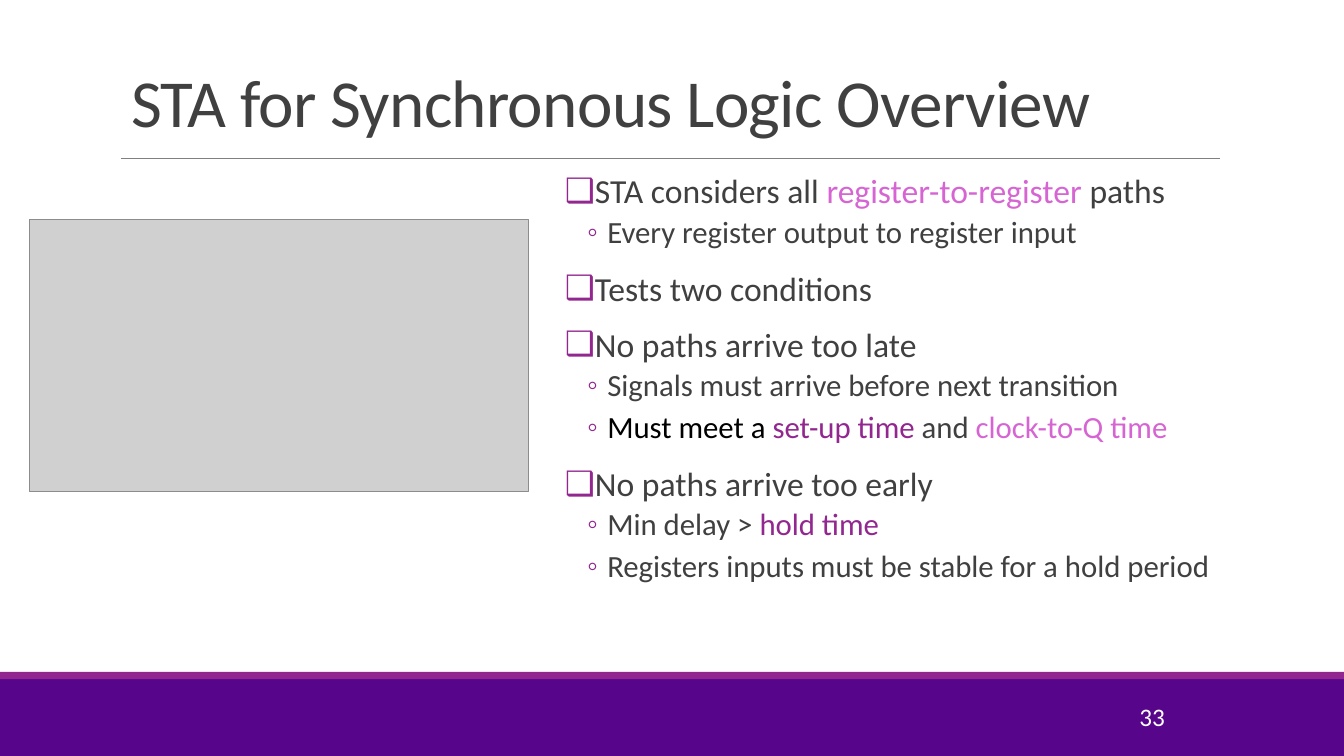
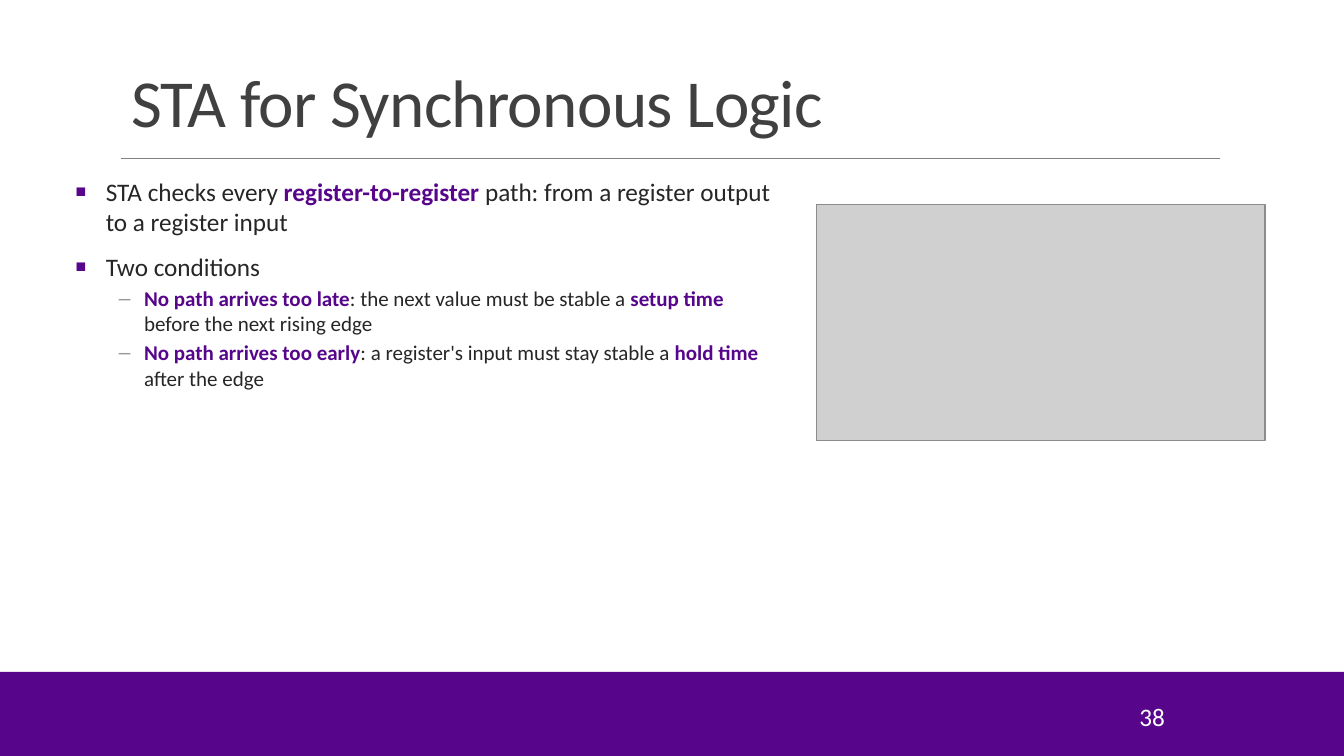
Before and after one commit to sdrangan/hwdesign, a slide deck: slide 38 of units/unit06_timing/timing.pptx (slide 33 before the commit). Drawn at 1344x756 pixels with LibreOffice and Linux fonts; fonts in the diff are those of the drawing; grey boxes stand for pictures; background and template pictures are left out. Boxes give left, top, right and bottom in pixels: in the first picture for what was removed or moved away, otherwise in the second. Text is boxed around its words. In the diff, an @@ line names an element or a change of style, - is before the commit and + after.

```diff
--- a/units/unit06_timing/timing.pptx
+++ b/units/unit06_timing/timing.pptx
@@ title at [131, 80, 823, 139]: text changed @@
-STA for Synchronous Logic Overview
+STA for Synchronous Logic
@@ text at [106, 183, 770, 390]: text changed; size 22 to 15 pt; text colour #404040 to #262626 @@
-❑ STA considers all register-to-register paths
-  ◦ Every register output to register input
-❑ Tests two conditions
-❑ No paths arrive too late
-  ◦ Signals must arrive before next transition
-  ◦ Must meet a set-up time and clock-to-Q time
-❑ No paths arrive too early
-  ◦ Min delay > hold time
-  ◦ Registers inputs must be stable for a hold period
+■ STA checks every register-to-register path: from a register output to a register input
+■ Two conditions
+– No path arrives too late: the next value must be stable a setup time before the next rising edge
+– No path arrives too early: a register's input must stay stable a hold time after the edge
@@ picture added at [817, 205, 1265, 440] @@
@@ picture removed at [29, 220, 528, 492] @@
@@ rectangle at [0, 671, 1344, 679]: fill #92278F to #57068C @@
@@ page number at [1139, 708, 1165, 727]: text changed @@
-33
+38
```
Also in this commit, not shown: 55 other slides changed, 14 slides added, 11 slides removed, 57 other files.
